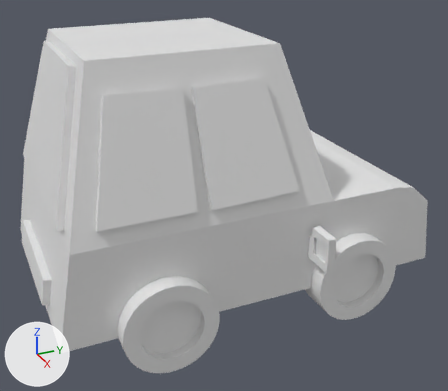
Before and after pictures for a commit that changed the Blender file 3Dundervisning/bil UwU.blend.
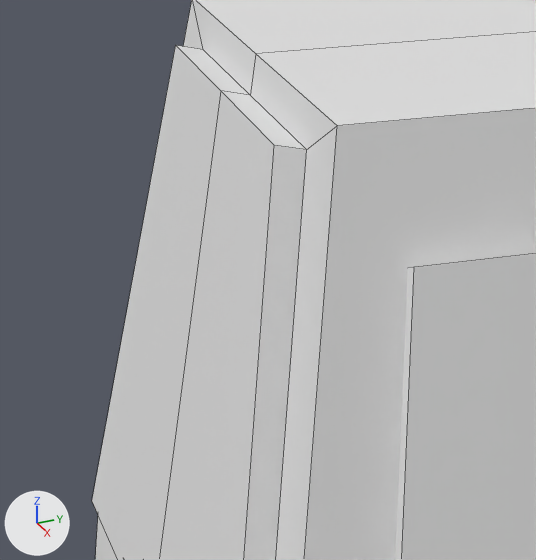
The first picture shows the older version from a camera (50 mm lens) standing at (8.31, -4.48, 3.44) and looking at (3.41, -2.27, 0.99). The close-ups show both versions on the part from 0% to 30% of the width and 8% to 43% of the height of that picture; other places that the commit changed are outside them. Every picture has the same lights, and +X, +Y and +Z are marked at lower left. The close-ups show mesh edges as thin lines.

Before the edit, the objects in view are built like this:
```python
me_cube_002 = bpy.data.meshes.new('Cube.002')
me_cube_002.from_pydata(...)  # 44 vertices, 32 faces; spans x 0.0..1.0, y -1.04..1.96, z -1.0..4.11
me_cube_005 = bpy.data.meshes.new('Cube.005')
me_cube_005.from_pydata(...)  # 12 vertices, 10 faces; spans x -1.0..1.0, y -1.21..1.0, z -2.26..1.0
ob_car_body = bpy.data.objects.new('car body', me_cube_002)
ob_car_body.location = (3.262, -2.842, 0.817)
ob_car_body.scale = (1.1, 1.16, 0.409)
_m = ob_car_body.modifiers.new('Mirror', 'MIRROR')
_m.use_clip = True
ob_vindue_1_s2 = bpy.data.objects.new('vindue 1 s2', me_cube_005)
ob_vindue_1_s2.location = (2.435, -3.267, 1.967)
ob_vindue_1_s2.rotation_euler = (0.0, 0.294, 0.0)  # degrees (0, 17, 0)
ob_vindue_1_s2.scale = (-0.0959, 0.353, 0.288)
_m = ob_vindue_1_s2.modifiers.new('Mirror', 'MIRROR')
_m.mirror_object = ob_car_body
```
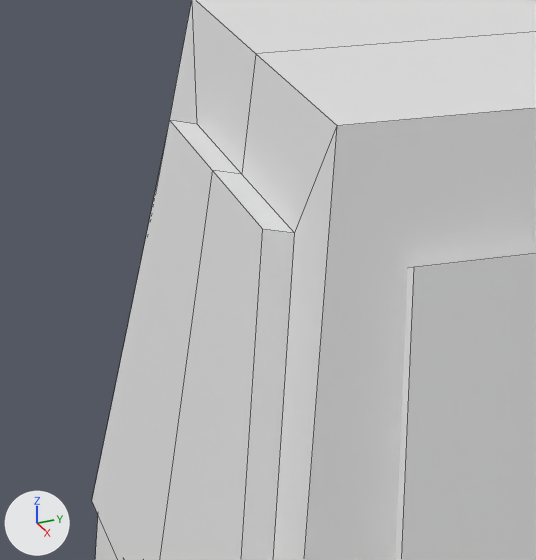
Where the change shows, as pixel boxes (x1, y1, x2, y2) in the close-ups (536 x 560 px; the box of a moved part takes in the faces that stretch with it):
'vindue 1 s2', reshaped
    both: (396, 253, 536, 560)
part 1 of me_cube_002, moved or reshaped
    both: (92, 0, 337, 560)

The change, as a diff of the scene's bpy script:
```diff
--- a/3Dundervisning/bil UwU.blend.py
+++ b/3Dundervisning/bil UwU.blend.py
@@ me_cube_002 @@
 me_cube_002.from_pydata(...)  # 44 vertices, 32 faces; spans x 0.0..1.0, y -1.04..1.96, z -1.0..4.11
 # used by ob_car_body; location = (3.262, -2.842, 0.817); scale = (1.1, 1.16, 0.409)
-me_cube_002.vertices[9].co = (0.47, -0.66, 3.92)  # pixel (306, 149)
-me_cube_002.vertices[39].co = (0.0, -0.66, 3.92)  # pixel (250, 95)
-me_cube_002.vertices[40].co = (0.0, -0.71, 3.95)  # pixel (220, 90)
-me_cube_002.vertices[43].co = (0.47, -0.71, 3.95)  # pixel (274, 145)
+# me_cube_002 part 1
+me_cube_002.vertices[9].co = (0.46, -0.69, 3.54)  # pixel (294, 233)
+me_cube_002.vertices[39].co = (0.0, -0.69, 3.54)  # pixel (241, 174)
+me_cube_002.vertices[40].co = (0.0, -0.74, 3.58)  # pixel (212, 170)
+me_cube_002.vertices[43].co = (0.46, -0.74, 3.58)  # pixel (262, 229)
```
